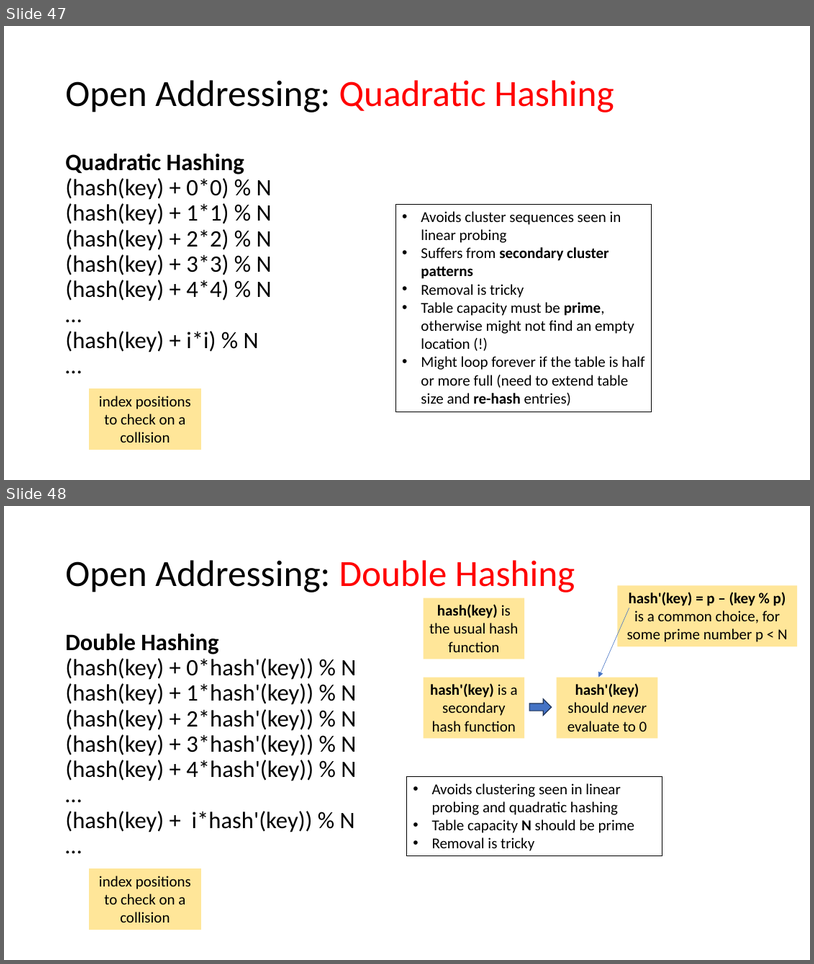
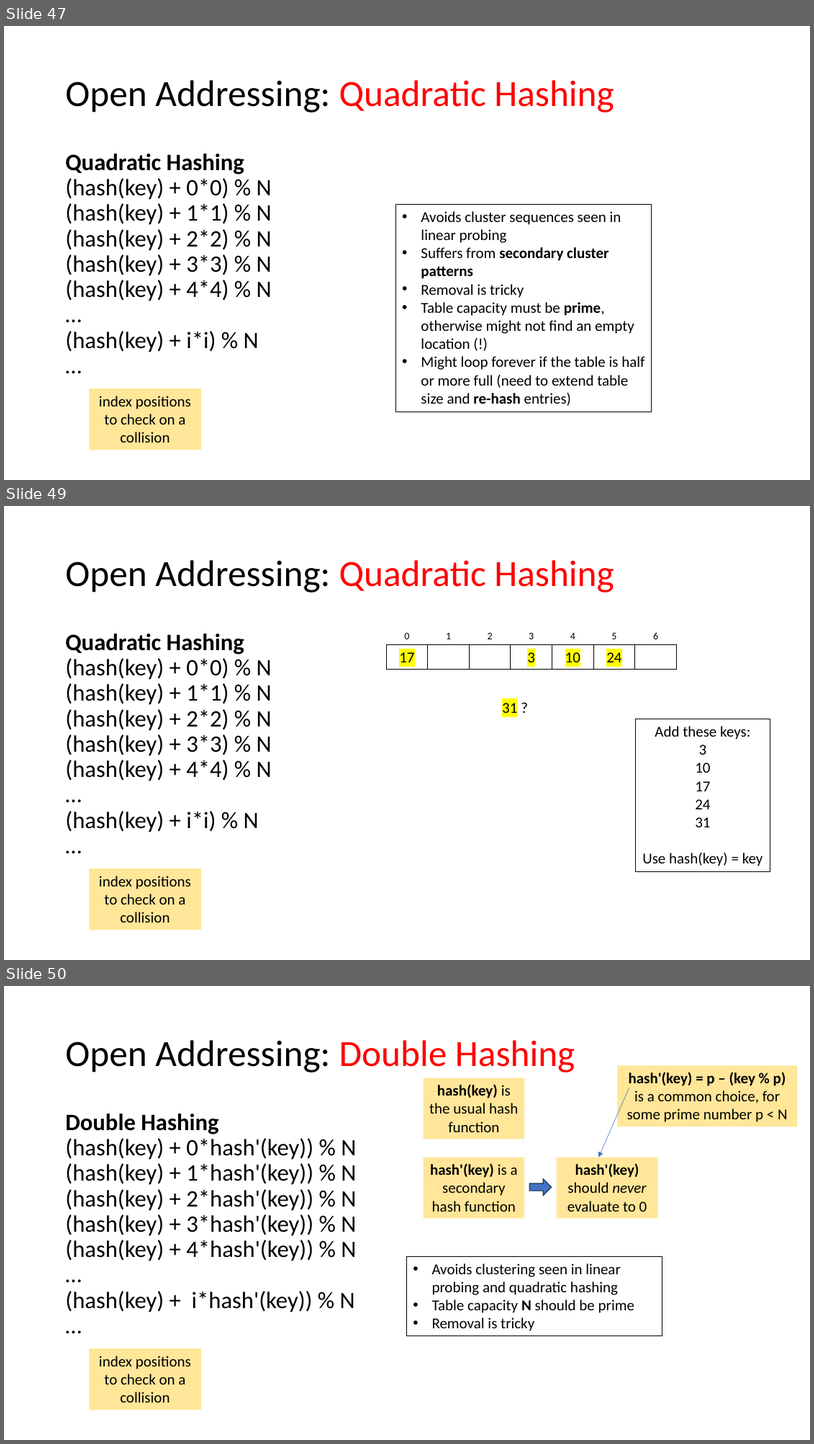
Before and after one commit to tjd1234/cmpt225fall2023, a slide deck: lecture_notes/week8/week8_maps_and_hashing.pptx. Shown one above the other, each under a label of ours: slides 47 and 48 before the commit, slides 47, 49 and 50 after it; the slides between them are not shown. The pictures are 814x964 and 814x1444 pixels, drawn with LibreOffice and Linux fonts; fonts in the diff are those of the drawing. Boxes give left, top, right and bottom in pixels: in the first picture for what was removed or moved away, otherwise in the second. Text is boxed around its words. In the diff, an @@ line names an element or a change of style, - is before the commit and + after.

```diff
--- a/lecture_notes/week8/week8_maps_and_hashing.pptx
+++ b/lecture_notes/week8/week8_maps_and_hashing.pptx
@@ slide 49 added at bbox=[4, 506, 810, 960], background #FFFFFF @@
@@ title added at bbox=[65, 560, 614, 592], 44 pt, text #FF0000 @@
+Open Addressing: Quadratic Hashing
@@ text added at bbox=[65, 633, 272, 832], 28 pt, text #000000 @@
+Quadratic Hashing
+(hash(key) + 0*0) % N
+(hash(key) + 1*1) % N
+(hash(key) + 2*2) % N
+(hash(key) + 3*3) % N
+(hash(key) + 4*4) % N
+…
+(hash(key) + i*i) % N
+…
@@ text added at bbox=[404, 633, 409, 639], 12 pt, text #000000 @@
+0
@@ text added at bbox=[446, 633, 451, 639], 12 pt, text #000000 @@
+1
@@ text added at bbox=[488, 633, 493, 639], 12 pt, text #000000 @@
+2
@@ text added at bbox=[529, 633, 534, 639], 12 pt, text #000000 @@
+3
@@ text added at bbox=[571, 633, 576, 639], 12 pt, text #000000 @@
+4
@@ text added at bbox=[612, 633, 617, 639], 12 pt, text #000000 @@
+5
@@ text added at bbox=[653, 632, 658, 639], 12 pt, text #000000 @@
+6
@@ rectangle added at bbox=[386, 644, 428, 669], outline #000000 0.75 pt, 18 pt, text #000000 @@
+17
@@ rectangle added at bbox=[428, 644, 470, 669], outline #000000 0.75 pt @@
@@ rectangle added at bbox=[470, 644, 512, 669], outline #000000 0.75 pt @@
@@ rectangle added at bbox=[511, 644, 553, 669], outline #000000 0.75 pt, 18 pt, text #000000 @@
+3
@@ rectangle added at bbox=[553, 644, 594, 669], outline #000000 0.75 pt, 18 pt, text #000000 @@
+10
@@ rectangle added at bbox=[594, 644, 635, 669], outline #000000 0.75 pt, 18 pt, text #000000 @@
+24
@@ rectangle added at bbox=[635, 644, 677, 669], outline #000000 0.75 pt @@
@@ text added at bbox=[502, 703, 517, 713], 18 pt, text #000000 @@
+31 ?
@@ rectangle added at bbox=[636, 719, 771, 871], outline #000000 0.75 pt, 18 pt, text #000000 @@
+Add these keys:
+3
+10
+17
+24
+31
+Use hash(key) = key
@@ rectangle added at bbox=[89, 868, 201, 929], fill #FFE699, 18 pt, text #000000 @@
+index positions to check on a collision
@@ what was slide 48 is now slide 50 @@
```
Also in this commit, not shown: 11 slides changed, 2 other slides added, 1 slide removed.
